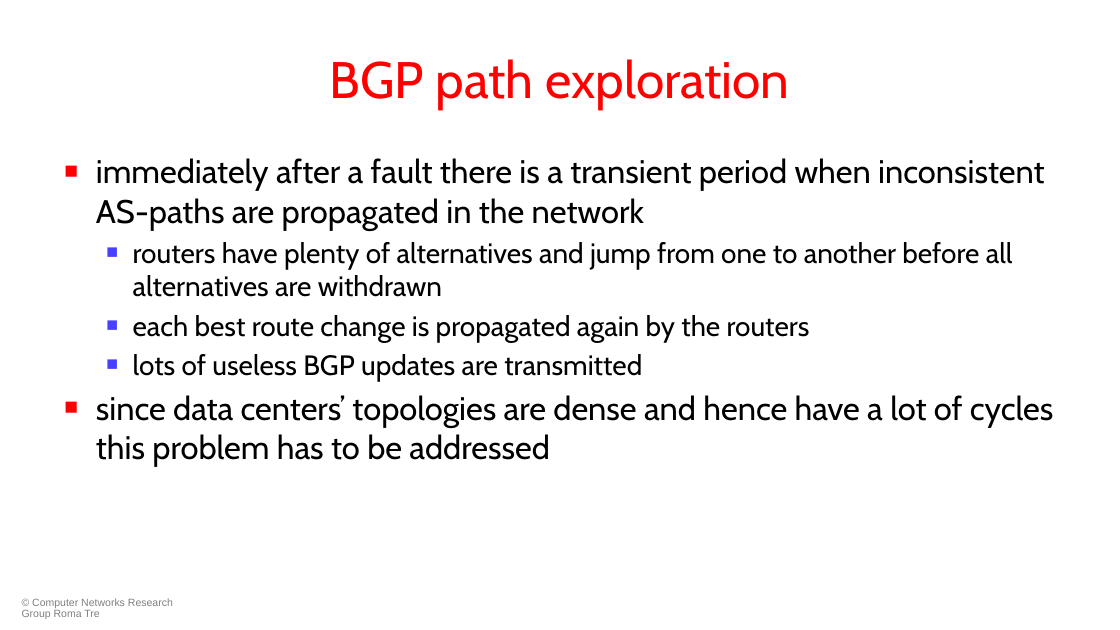
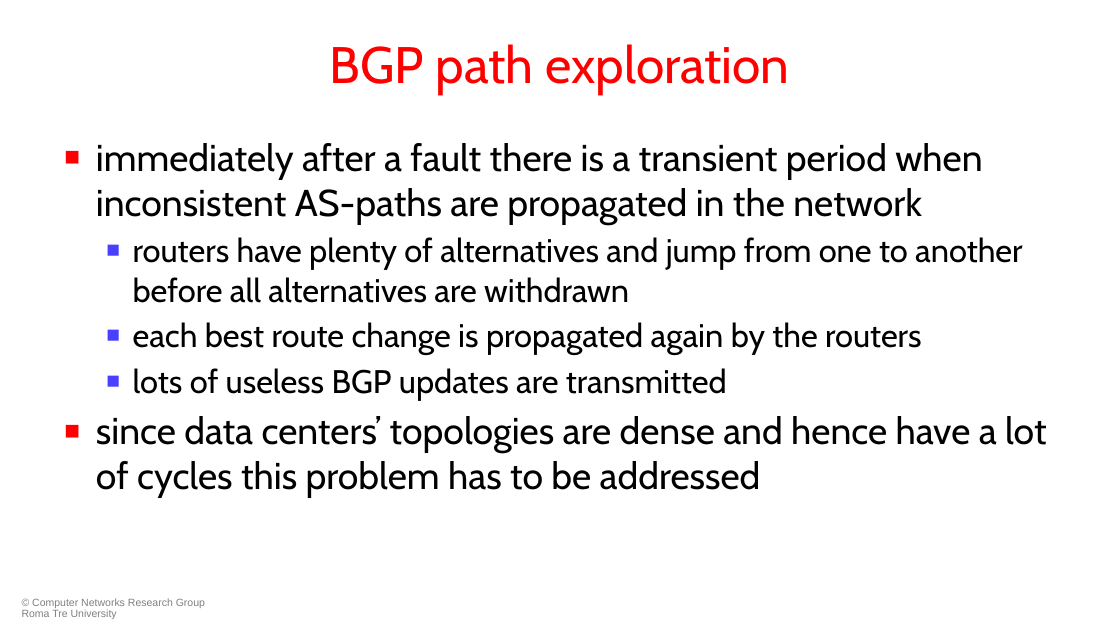
Before and after one commit to KatharaFramework/Kathara-Labs, a slide deck: slide 13 of main-labs/data-center-routing/data-center-bgp/051-kathara-lab_data-center-bgp.pptx. Drawn at 1120x630 pixels with LibreOffice and Linux fonts; fonts in the diff are those of the drawing; background and template pictures are left out. Boxes give left, top, right and bottom in pixels: in the first picture for what was removed or moved away, otherwise in the second. Text is boxed around its words. In the diff, an @@ line names an element or a change of style, - is before the commit and + after.

```diff
--- a/main-labs/data-center-routing/data-center-bgp/051-kathara-lab_data-center-bgp.pptx
+++ b/main-labs/data-center-routing/data-center-bgp/051-kathara-lab_data-center-bgp.pptx
@@ title "BGP path exploration": place and size @@
-title "BGP path exploration" at bbox=[330, 59, 789, 109]
+title "BGP path exploration" at bbox=[330, 44, 789, 94]
@@ text "immediately after a fault there ...": place and size @@
-text "immediately after a fault there ..." at bbox=[96, 158, 1054, 467]
+text "immediately after a fault there ..." at bbox=[96, 143, 1047, 498]
@@ text "immediately after a fault there ..." at bbox=[96, 143, 1047, 498]: size 28 to 32 pt in "immediately after a fault there is a ...", "since data centers’ topologies are dense and ..."; size 24 to 28 pt in "routers have plenty of alternatives and jump ...", "each best route change is propagated again ...", "lots of useless BGP updates are transmitted" @@
@@ text at bbox=[22, 598, 205, 619]: text changed @@
-© Computer Networks Research Group Roma Tre
+© Computer Networks Research Group Roma Tre University
```
Also in this commit, not shown: 39 other slides changed, 1 slide removed, 4 other files.
